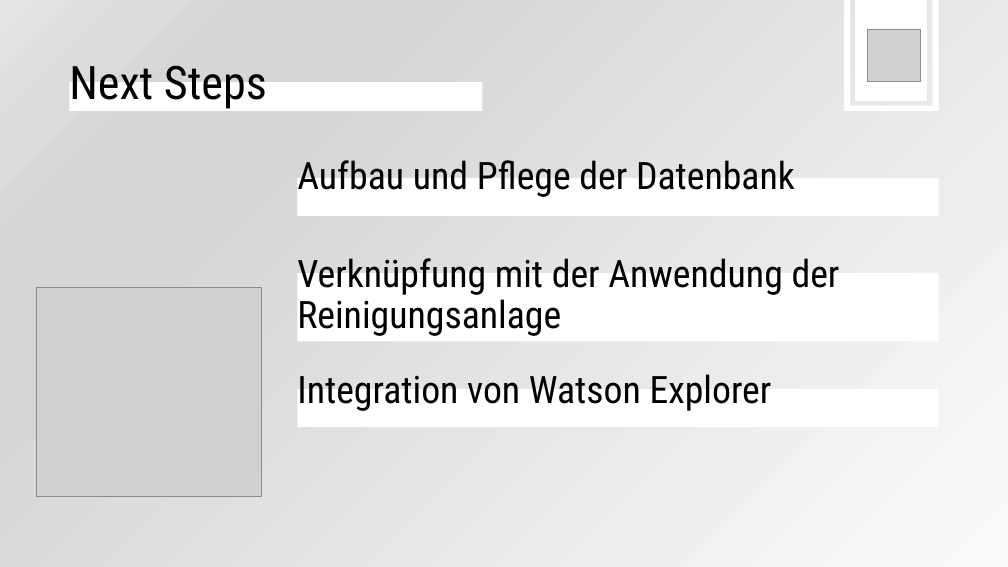
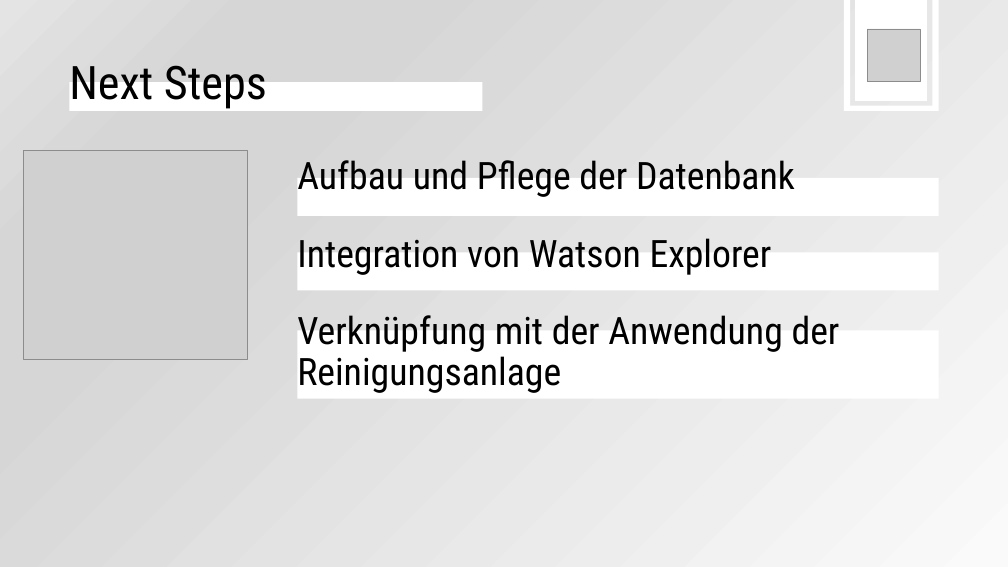
Before and after one commit to BlueHC/TTHack-2018--Anmeldeprozess-Container-Waschanlage-1, a slide deck: slide 13 of Samuel_und_MCI_Präse_V1.pptx. Drawn at 1008x567 pixels with LibreOffice and Linux fonts; fonts in the diff are those of the drawing; grey boxes stand for pictures. Boxes give left, top, right and bottom in pixels: in the first picture for what was removed or moved away, otherwise in the second. Text is boxed around its words. In the diff, an @@ line names an element or a change of style, - is before the commit and + after.

```diff
--- a/Samuel_und_MCI_Präse_V1.pptx
+++ b/Samuel_und_MCI_Präse_V1.pptx
@@ picture moved from (x1=37, y1=287, x2=262, y2=497) to (x1=23, y1=150, x2=248, y2=360) @@
@@ text "Integration von Watson Explorer" moved from (x1=297, y1=374, x2=772, y2=411) to (x1=297, y1=238, x2=772, y2=275) @@
@@ rectangle moved from (x1=297, y1=389, x2=938, y2=427) to (x1=297, y1=253, x2=938, y2=290) @@
@@ text "Verknüpfung mit der Anwendung der ..." moved from (x1=297, y1=258, x2=840, y2=336) to (x1=297, y1=315, x2=840, y2=393) @@
@@ rectangle moved from (x1=297, y1=273, x2=938, y2=341) to (x1=297, y1=330, x2=938, y2=399) @@
```
Also in this commit, not shown: 3 other slides changed.
